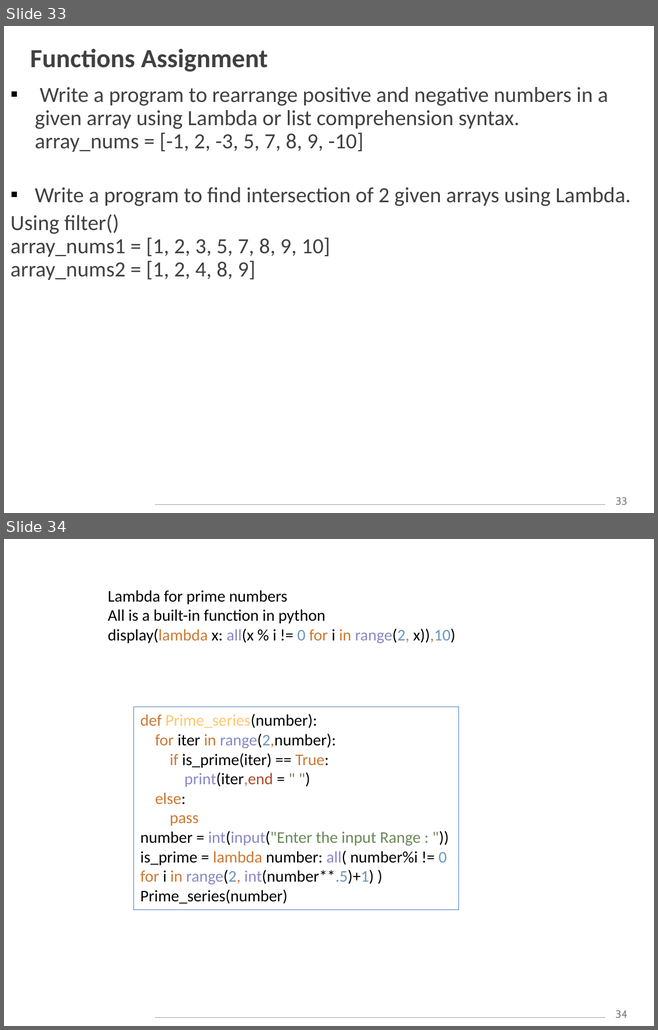
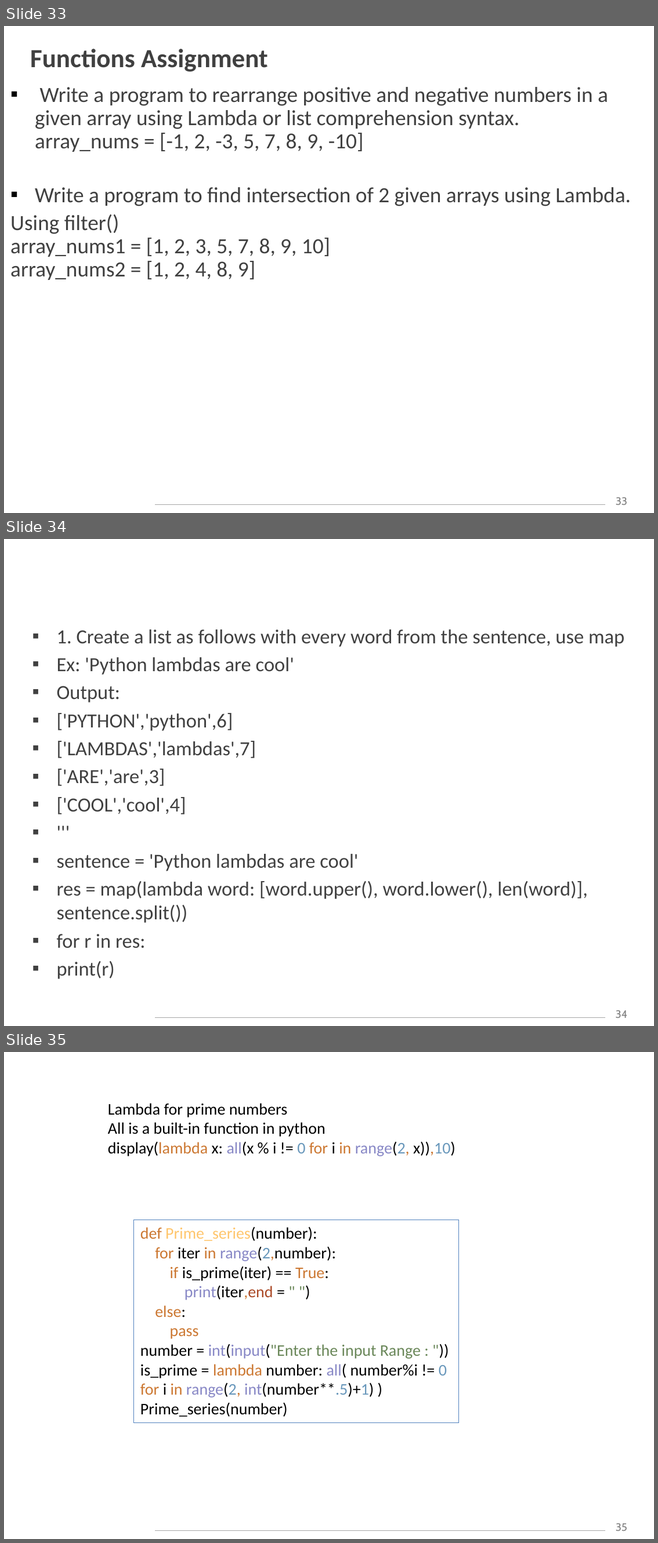
Before and after one commit to shalini06mittal/MichelinPythonWS, a slide deck: Material/ppt/3_Python_Functions.pptx. Shown one above the other, each under a label of ours: slides 33 and 34 before the commit, slides 33, 34 and 35 after it. The pictures are 658x1030 and 658x1543 pixels, drawn with LibreOffice and Linux fonts; fonts in the diff are those of the drawing; background and template pictures are left out. Boxes give left, top, right and bottom in pixels: in the first picture for what was removed or moved away, otherwise in the second. Text is boxed around its words. In the diff, an @@ line names an element or a change of style, - is before the commit and + after.

```diff
--- a/Material/ppt/3_Python_Functions.pptx
+++ b/Material/ppt/3_Python_Functions.pptx
@@ slide 34 added at <box>4,539,654,1026</box>, background picture (left out); not listed: 2 template elements that a slide beside it also shows @@
@@ text added at <box>57,629,624,979</box>, 22.2 pt, text #404040 @@
+▪ 1. Create a list as follows with every word from the sentence, use map
+▪ Ex: 'Python lambdas are cool'
+▪ Output:
+▪ ['PYTHON','python',6]
+▪ ['LAMBDAS','lambdas',7]
+▪ ['ARE','are',3]
+▪ ['COOL','cool',4]
+▪ '''
+▪ sentence = 'Python lambdas are cool'
+▪ res = map(lambda word: [word.upper(), word.lower(), len(word)], sentence.split())
+▪ for r in res:
+▪ print(r)
@@ what was slide 34 is now slide 35 @@
@@ page number at <box>615,1524,627,1531</box>: text changed @@
-34
+35
```
Also in this commit, not shown: 9 other files.
